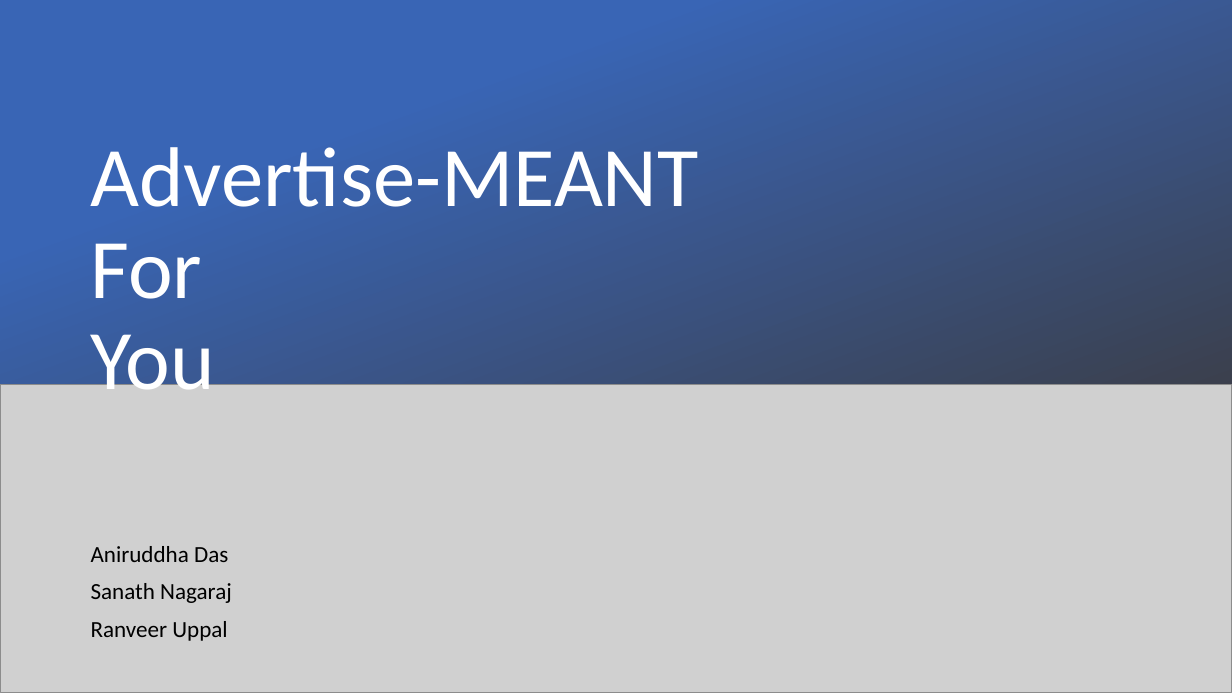
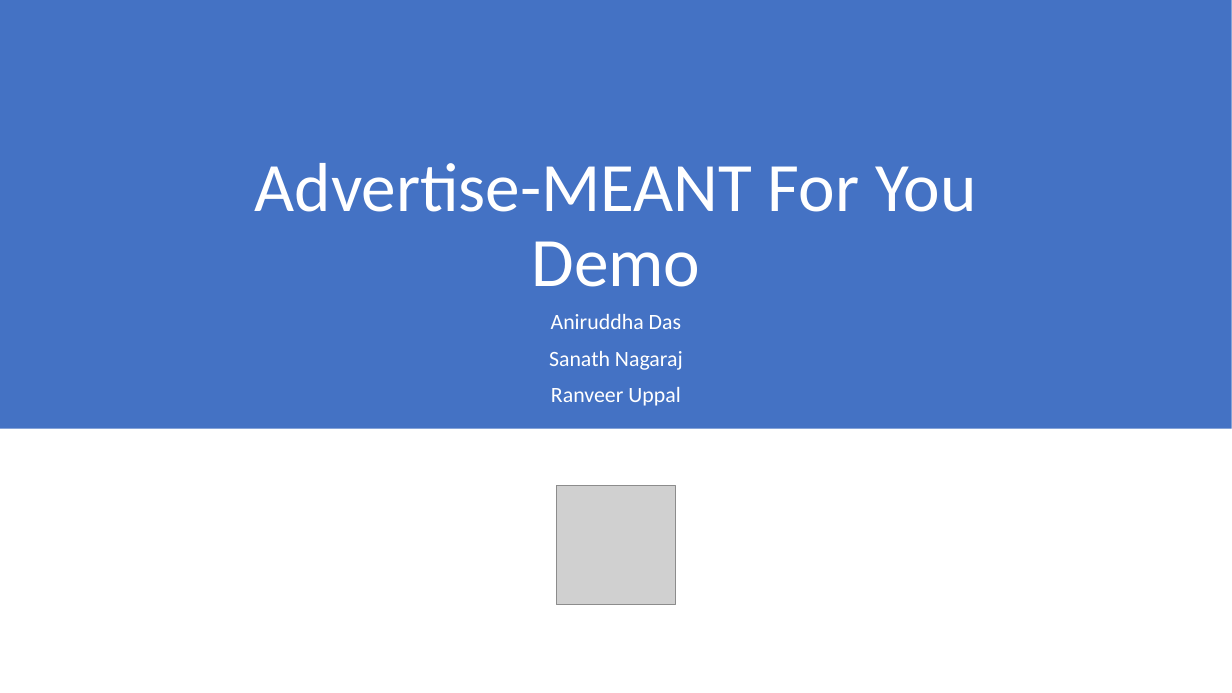
Before and after one commit to snagaraj8/HackGT2018, a slide deck: slide 1 of demoPPT.pptx. Drawn at 1232x693 pixels with LibreOffice and Linux fonts; fonts in the diff are those of the drawing; grey boxes stand for pictures. Boxes give left, top, right and bottom in pixels: in the first picture for what was removed or moved away, otherwise in the second. Text is boxed around its words. In the diff, an @@ line names an element or a change of style, - is before the commit and + after.

```diff
--- a/demoPPT.pptx
+++ b/demoPPT.pptx
@@ rectangle: place and size @@
-rectangle at <box>0,0,1232,563</box>
+rectangle at <box>0,0,1232,429</box>
@@ rectangle at <box>0,0,1232,429</box>: fill gradient #3965B5 to #3B3838 to #4472C4 @@
@@ title "Advertise-MEANT For You Demo" at <box>255,163,977,287</box>: vertical alignment middle to bottom @@
@@ title at <box>255,163,977,287</box>: text changed; size 66 to 54 pt @@
-Advertise-MEANT
-For
-You
+Advertise-MEANT For You
+Demo
@@ subtitle "Aniruddha Das": place and size @@
-subtitle "Aniruddha Das" at <box>91,546,232,641</box>
+subtitle "Aniruddha Das" at <box>549,314,683,406</box>
@@ subtitle "Aniruddha Das" at <box>549,314,683,406</box>: size 18 to 17 pt, text colour #000000 to #FFFFFF; alignment left to centre @@
@@ picture removed at <box>0,385,1232,693</box> @@
@@ picture added at <box>556,486,676,605</box> @@
```
Also in this commit, not shown: 2 other files.
